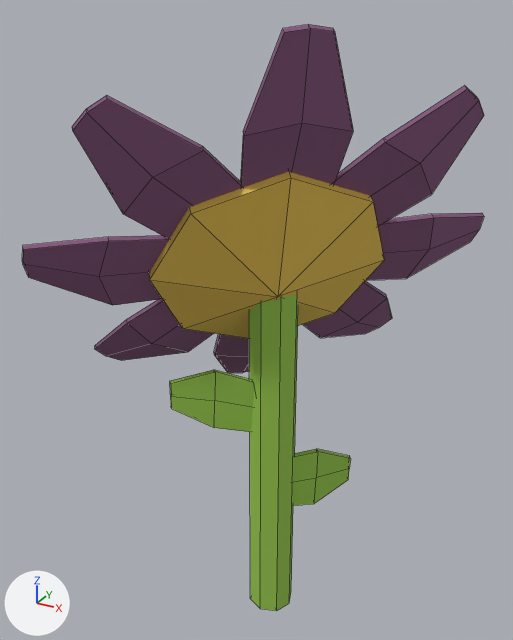
Before and after pictures for a commit that changed the FBX model Assets/Low Poly Simple Urban City 3D Asset Pack/Models/NadavProps/Flower3.fbx.
Both versions are drawn from a 50 mm lens placed at (0.34, -0.65, 0.727), pointed at (-0.033, 0.029, 0.387). Every picture has the same lights, and +X, +Y and +Z are marked at lower left. Mesh edges are drawn as thin lines. Where no turn or scale is listed for an object, it has been applied to the vertices.

Script lines for the objects in view, before the commit:
```python
me_mesh = bpy.data.meshes.new('Mesh')
me_mesh.from_pydata(...)  # 224 vertices, 216 faces; spans x -0.221..0.187, y -0.174..0.222, z 0.0..0.714
me_mesh.materials.append(mat_colorrange)  # picture img_tex_psd
ob_flower3 = bpy.data.objects.new('Flower3', me_mesh)
ob_flower3.location = (0.0, 0.0, 0.0)
```
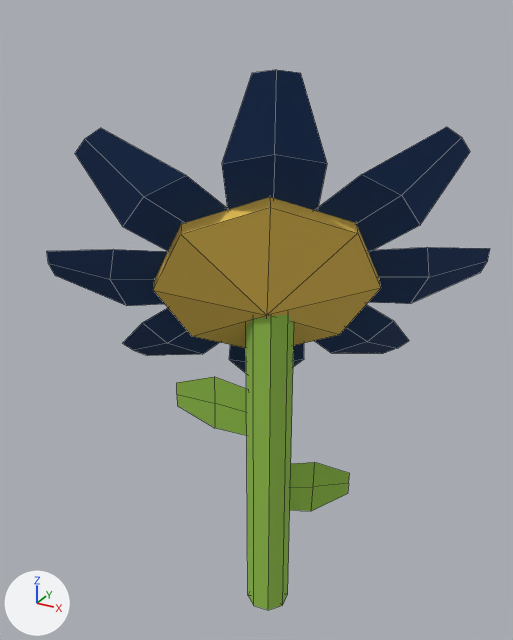
The change in detail:
me_mesh is used by ob_flower3; location (0.0, 0.0, 0.0).
Verts and faces of me_mesh; kept vertices keep their numbers, new ones are numbered from 224.
me_mesh had 224 vertices, 216 faces and spanned x -0.221..0.187, y -0.174..0.222, z 0.0..0.714.
me_mesh now has 134 vertices, 96 faces and spans x -0.233..0.202, y -0.137..0.191, z 0.0..0.679.
me_mesh part 1: the loose piece of 26 vertices spanning x -0.109..0.102, y -0.098..0.108, z 0.352..0.589 is turned -12.9 degrees about the z axis through its middle and scaled by 0.95, then moved by (-0.003, 0.0, -0.024).
me_mesh part 2: the loose piece of 18 vertices spanning x -0.025..0.032, y -0.027..0.03, z 0.0..0.456 is turned -12.9 degrees about the z axis through its middle and scaled by 0.95, then moved by (-0.004, -0.002, -0.011).
me_mesh part 3: the loose piece of 18 vertices spanning x -0.013..0.087, y 0.067..0.222, z 0.313..0.445 is rebuilt with 9 vertices and now spans x -0.001..0.108, y 0.067..0.191, z 0.3..0.423.
me_mesh part 4: the loose piece of 18 vertices spanning x 0.056..0.187, y -0.006..0.099, z 0.502..0.659 is rebuilt with 9 vertices and now spans x 0.047..0.187, y -0.015..0.052, z 0.48..0.626.
me_mesh part 5: the loose piece of 18 vertices spanning x -0.102..-0.002, y -0.061..-0.009, z 0.263..0.347 is rebuilt with 9 vertices and now spans x -0.11..-0.012, y -0.032..-0.008, z 0.25..0.329.
me_mesh part 6: the loose piece of 18 vertices spanning x -0.005..0.096, y -0.092..0.007, z 0.555..0.714 is rebuilt with 9 vertices and now spans x -0.021..0.078, y -0.09..-0.008, z 0.53..0.679.
me_mesh part 7: the loose piece of 18 vertices spanning x -0.221..-0.06, y -0.07..0.023, z 0.313..0.445 is rebuilt with 9 vertices and now spans x -0.218..-0.058, y -0.03..0.034, z 0.3..0.423.
me_mesh part 8: the loose piece of 18 vertices spanning x 0.05..0.182, y 0.054..0.21, z 0.428..0.52 is rebuilt with 9 vertices and now spans x 0.062..0.202, y 0.036..0.159, z 0.409..0.494.
me_mesh part 9: the loose piece of 18 vertices spanning x -0.122..0.001, y 0.01..0.135, z 0.258..0.393 is rebuilt with 9 vertices and now spans x -0.095..0.01, y 0.027..0.144, z 0.248..0.373.
me_mesh part 10: the loose piece of 18 vertices spanning x -0.107..0.008, y -0.174..-0.05, z 0.502..0.659 is rebuilt with 9 vertices and now spans x -0.139..-0.01, y -0.137..-0.048, z 0.48..0.626.
me_mesh part 11: the loose piece of 18 vertices spanning x 0.009..0.074, y -0.002..0.091, z 0.139..0.223 is rebuilt with 9 vertices and now spans x 0.005..0.081, y 0.0..0.069, z 0.133..0.212.
me_mesh part 12: the loose piece of 18 vertices spanning x -0.215..-0.055, y -0.162..-0.038, z 0.428..0.52 is deleted.
Part 13, on me_mesh:
New vertex 224 is at (-0.161, -0.052, 0.409), pixel (126, 305).
New vertex 225 is at (-0.159, -0.08, 0.451), pixel (110, 279).
New vertex 226 is at (-0.084, -0.036, 0.452).
New vertex 227 is at (-0.095, -0.017, 0.414).
New vertex 228 is at (-0.137, -0.094, 0.494), pixel (113, 249).
New vertex 229 is at (-0.073, -0.055, 0.49).
New vertex 230 is at (-0.231, -0.097, 0.463), pixel (48, 263).
New vertex 231 is at (-0.223, -0.105, 0.481), pixel (46, 251).
New vertex 232 is at (-0.233, -0.087, 0.445), pixel (55, 275).
New faces: (224, 225, 226, 227), (225, 228, 229, 226), (225, 230, 231, 228), (224, 232, 230, 225).

Where the change shows, as pixel boxes [x1, y1, x2, y2] in the pictures (513 x 640 px; the box of a moved part takes in the faces that stretch with it):
'Flower3', reshaped (8% shorter)
    before: [22, 24, 484, 611]
    after: [47, 70, 490, 610]
part 1 of me_mesh, moved or reshaped
    before: [149, 172, 384, 338]
    after: [153, 197, 381, 348]
part 2 of me_mesh, moved or reshaped
    before: [249, 294, 298, 611]
    after: [246, 315, 294, 610]
part 3 of me_mesh, rebuilt (16% shorter)
    before: [303, 281, 392, 338]
    after: [315, 305, 409, 353]
part 4 of me_mesh, rebuilt (9% shorter)
    before: [332, 86, 484, 225]
    after: [315, 127, 470, 253]
part 5 of me_mesh, rebuilt (16% narrower)
    before: [170, 370, 254, 432]
    after: [177, 377, 247, 436]
part 6 of me_mesh, rebuilt (7% narrower, 14% shorter)
    before: [240, 24, 353, 188]
    after: [222, 70, 327, 211]
part 7 of me_mesh, rebuilt (18% narrower, 22% shorter)
    before: [95, 299, 214, 361]
    after: [122, 308, 220, 356]
part 8 of me_mesh, rebuilt (15% shorter)
    before: [366, 213, 484, 280]
    after: [369, 247, 490, 304]
part 9 of me_mesh, rebuilt
    before: [214, 334, 249, 373]
    after: [229, 343, 304, 373]
part 10 of me_mesh, rebuilt (10% narrower, 14% shorter)
    before: [72, 95, 243, 239]
    after: [75, 128, 228, 251]
part 11 of me_mesh, rebuilt (14% shorter)
    before: [293, 449, 351, 506]
    after: [290, 462, 350, 511]
part 12 of me_mesh, deleted (purple)
    before: [22, 235, 169, 305]
part 13 of me_mesh, added (blue)
    after: [47, 249, 168, 306]
